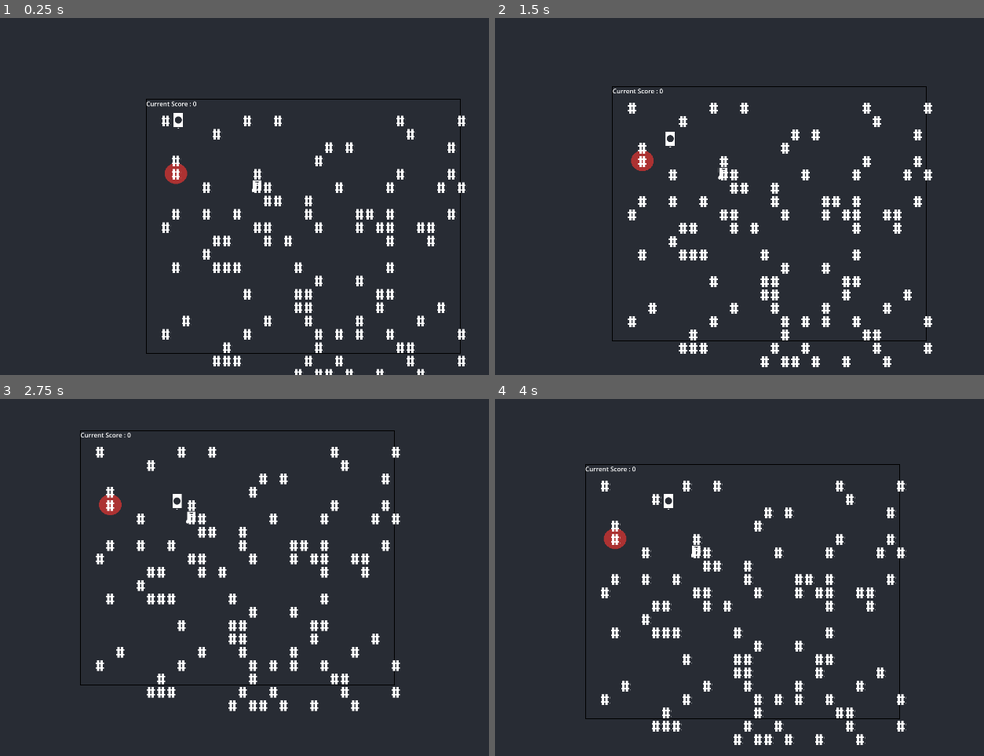
Above: before the commit, frames 1-4 (two rows, left to right).
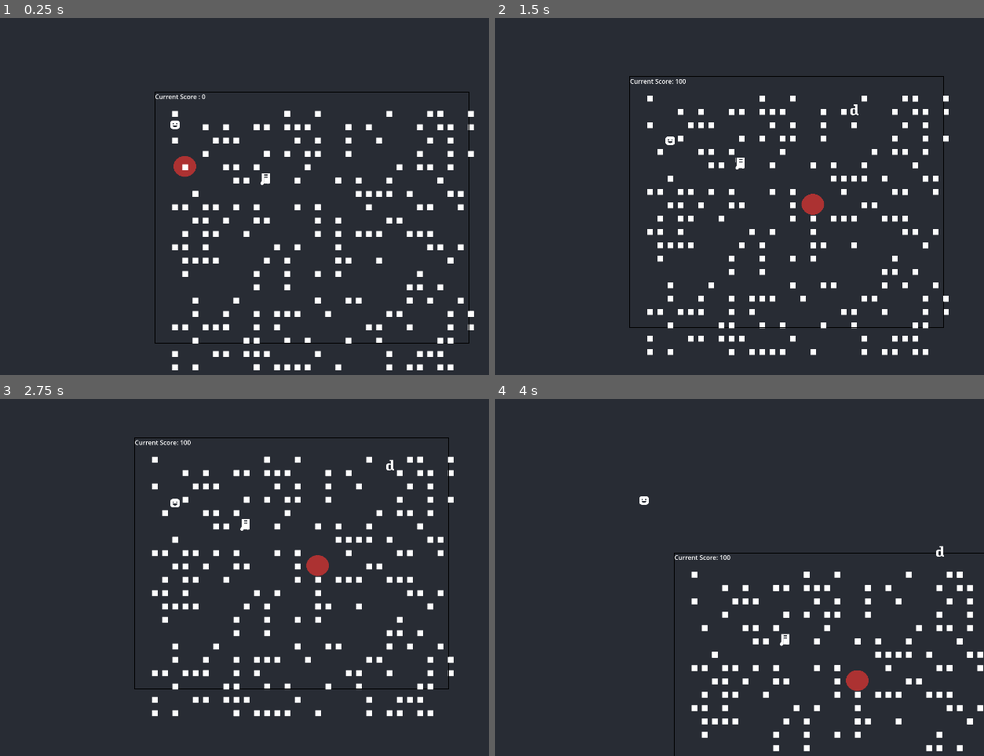
Above: after the commit, the same moments.

Repository: grantlouisherman/TransMigration
Game: Godot game, scene res://scene/main/main_scene.tscn
The game is run twice, just before and just after one commit, with the same random seed, the same clock (stepped at 60 frames per second) and the same inputs.
Inputs:
- Up to frame 1 (0.25 s): no input
- Up to frame 2 (1.5 s): tap Enter at 0.5 s; hold D (move_right) 0.53-1.28 s; hold S (move_down) from 1.28 s (still down)
- Up to frame 3 (2.75 s): release S (move_down) at 2.03 s; hold D (move_right) from 2.03 s (still down)
- Up to frame 4 (4 s): release D (move_right) at 2.78 s; hold W (move_up) 2.78-3.53 s; hold A (move_left) from 3.53 s (still down)

The runs differ from the first frame. In frame 1, 9.0% of the frame differs, in the area x 29-97%, y 20-100%; in frame 2, 8.6%; in frame 3, 9.8%, in the area x 16-93%, y 8-90%; in frame 4, 7.8%.

Commit message:
got dungeonobject created but cant create two of them

Diff:
--- /dev/null
+++ b/scene/main/dungeon_square_object.gd
@@ -0,0 +1,36 @@
+extends Node2D
+var rng = RandomNumberGenerator.new()
+var SpriteUtils = preload("res://library/SpriteUtils.gd").new()
+var DungeonSize = preload("res://library/DungeonSize.gd").new()
+var GroupName = preload("res://library/GroupName.gd").new()
+var Wall = preload("res://sprites/wall.tscn")
+var start_pos_x:float
+var start_pos_y:float
+
+func _draw():
+	var rect =  get_viewport_rect()
+	#800,640
+	var r = Rect2(Vector2(start_pos_x, start_pos_y),Vector2(800.0, 640.0))
+	draw_rect(r, Color.BLACK, false, 2.0)
+
+
+func create_dungeon_square(start_pos_x: int, start_pos_y: int):
+		print(start_pos_x, start_pos_y)
+		start_pos_x=start_pos_x
+		start_pos_y=start_pos_y
+		_create_dungeon(DungeonSize.WIDTH, DungeonSize.HEIGHT, Wall, GroupName.DUNGEON, true)
+
+func _create_dungeon(width:int, height:int, prefab: PackedScene, group: String, doRandom: bool):
+	var xPos = start_pos_x
+	var yPos = start_pos_y
+	while yPos < height:
+		var rand_number = rng.randi_range(0,5)
+		if doRandom:
+			if rand_number == 1:
+				add_child(SpriteUtils._create_sprite(prefab, group, xPos, yPos, 1, 1))
+		else:
+			add_child(SpriteUtils._create_sprite(prefab, group, xPos, yPos, 1, 1))
+		xPos+=1
+		if xPos >= width:
+			xPos = 0
+			yPos+=1
--- /dev/null
+++ b/scene/main/dungeon_square_object.tscn
@@ -0,0 +1,6 @@
+[gd_scene load_steps=2 format=3 uid="uid://ceqpbuah0m4xw"]
+
+[ext_resource type="Script" path="res://scene/main/dungeon_square_object.gd" id="1_ko42t"]
+
+[node name="DugeonSquareObject" type="Node2D"]
+script = ExtResource("1_ko42t")
--- a/scene/main/player/player.gd
+++ b/scene/main/player/player.gd
@@ -69,12 +69,11 @@
 
 func _handle_goal_touch(collision_string:String):
 	if collision_string.find("Red") != -1:
-			is_touched_red = true
 			red_touched.emit()
 
 func _handle_item_pickup(collision_string: String):
 	if collision_string.find("Weapon01Body") != -1:
-		print("WEAPON PICKUP")
+		pass
 
 
 func _physics_process(delta):
@@ -87,12 +86,9 @@
 		_handle_goal_touch(collision_object)
 		_handle_item_pickup(collision_object)
 
-	if is_touched_red:
-		win_cond.emit()
-	global_position.x = clamp(global_position.x, bounds.position.x, bounds.position.x + bounds.size.x)
-	global_position.y = clamp(global_position.y, bounds.position.y, bounds.position.y + bounds.size.y)
+	#global_position.x = clamp(global_position.x, bounds.position.x, bounds.position.x + bounds.size.x)
+	#global_position.y = clamp(global_position.y, bounds.position.y, bounds.position.y + bounds.size.y)
 	is_player_attacking = false
-	is_touched_red = false
 
 
 func _process(delta):
--- a/scene/main/scripts/InitWorld.gd
+++ b/scene/main/scripts/InitWorld.gd
@@ -14,7 +14,7 @@
 var Floor = preload("res://sprites/floor.tscn")
 var Boundary = preload("res://scene/main/boundaries/Boundary.tscn")
 var VerticalBoundary = preload("res://scene/main/boundaries/Boundary_vertical.tscn")
-
+var DungeonSquareObject = preload("res://scene/main/dungeon_square_object.tscn")
 # Play Objects
 var Player = preload("res://sprites/player.tscn")
 var PointA = preload("res://scene/points/point_a.tscn")
@@ -29,9 +29,7 @@
 var tile_size = 32
 
 
-func _draw():
-	var rect =  get_viewport_rect()
-	draw_rect(rect, Color.BLACK, false, 2.0)
+
 
 func _ready() -> void:
 	var view_size = get_viewport_rect()
@@ -44,7 +42,7 @@
 	var grid_width = DungeonSize.WIDTH
 	var grid_height = DungeonSize.HEIGHT
 
-	print("WIDTH: ", viewport_width,"  Height: ",  viewport_height)
+
 	var view = get_viewport_rect()
 	var bounds = Rect2(Vector2.ZERO, view.size)
 	var bound_x = bounds.size.x
@@ -62,9 +60,12 @@
 	var weapon01 = SpriteUtils._create_spawn_point(DungeonSize.CENTER_X, DungeonSize.CENTER_Y, Weapon01)
 	add_child(weapon01)
 
-	# Create Dungeon Floor && Walls
-	#_create_dungeon(DungeonSize.MAX_X*2, DungeonSize.MAX_Y*2, Floor, GroupName.DUNGEON, false)
-	_create_dungeon(grid_width, grid_height, Wall, GroupName.DUNGEON, true)
+	var dq = DungeonSquareObject.instantiate()
+	var dq2 = DungeonSquareObject.instantiate()
+	dq.create_dungeon_square(0,0)
+	add_child(dq)
+	dq2.create_dungeon_square(0,641)
+	add_child(dq2)
 
 
 #func _process(delta: float) -> void:
@@ -76,22 +77,6 @@
 
 func _create_boundary(x:int, y:int, prefab: PackedScene):
 	add_child(SpriteUtils._create_sprite(prefab, "Boundaries", x, y, 100, 100))
-
-
-func _create_dungeon(width:int, height:int, prefab: PackedScene, group: String, doRandom: bool):
-	var xPos = 0
-	var yPos = 0
-	while yPos < height:
-		var rand_number = rng.randi_range(0,5)
-		if doRandom:
-			if rand_number == 1:
-				add_child(SpriteUtils._create_sprite(prefab, group, xPos, yPos, 1, 1))
-		else:
-			add_child(SpriteUtils._create_sprite(prefab, group, xPos, yPos, 1, 1))
-		xPos+=1
-		if xPos >= width:
-			xPos = 0
-			yPos+=1
 
 
 func _create_dungeon_walls():
--- a/scene/main/scripts/main_scene.gd
+++ b/scene/main/scripts/main_scene.gd
@@ -56,7 +56,9 @@
 	var enemies = get_tree().get_nodes_in_group("Enemies")
 	for enemy in enemies:
 		if enemy.get_instance_id() == collision_id:
-			enemy.queue_free()
+			var health_bar = enemy._handle_taken_damage()
+			if health_bar == 0:
+				enemy.queue_free()
 
 func _handle_item_pickup(item: String) -> void:
 	# TODO classify item
--- a/scene/points/point_b.tscn
+++ /dev/null
@@ -1,20 +0,0 @@
-[gd_scene load_steps=3 format=3 uid="uid://dhe83qkhwxhmv"]
-
-[ext_resource type="Texture2D" uid="uid://c7bxdamu3bnr4" path="res://resource/End_Circle.png" id="1_o5b0n"]
-
-[sub_resource type="CircleShape2D" id="CircleShape2D_0efx8"]
-radius = 25.6125
-
-[node name="Node2D" type="Node2D"]
-position = Vector2(15, -106)
-
-[node name="Blue" type="StaticBody2D" parent="."]
-
-[node name="Sprite2D" type="Sprite2D" parent="Blue"]
-position = Vector2(576, 322)
-scale = Vector2(1.105, 1)
-texture = ExtResource("1_o5b0n")
-
-[node name="CollisionShape2D" type="CollisionShape2D" parent="Blue"]
-position = Vector2(574, 328)
-shape = SubResource("CircleShape2D_0efx8")
--- a/sprites/dwarf.gd
+++ b/sprites/dwarf.gd
@@ -7,6 +7,9 @@
 var _direction: Vector2 = Vector2.ZERO
 var _time_until_change := 0.0
 var bounds
+@export var health = 100
+
+
 func _ready() -> void:
 	var view = get_viewport_rect()
 	bounds = Rect2(Vector2.ZERO, view.size)
@@ -30,3 +33,7 @@
 			player_collision.emit()
 	global_position.x = clamp(global_position.x, bounds.position.x, bounds.position.x + bounds.size.x)
 	global_position.y = clamp(global_position.y, bounds.position.y, bounds.position.y + bounds.size.y)
+
+func _handle_taken_damage() -> int:
+	health-=10
+	return health
--- a/sprites/player.tscn
+++ b/sprites/player.tscn
@@ -7,10 +7,10 @@
 
 [sub_resource type="AtlasTexture" id="AtlasTexture_0h0rb"]
 atlas = ExtResource("2_w503y")
-region = Rect2(192, 0, 24, 40)
+region = Rect2(48, 0, 24, 32)
 
 [sub_resource type="RectangleShape2D" id="RectangleShape2D_ifg1p"]
-size = Vector2(42, 53)
+size = Vector2(31, 33)
 
 [node name="Player" type="CharacterBody2D"]
 position = Vector2(18, 23)
@@ -21,11 +21,13 @@
 script = ExtResource("1_phn8e")
 
 [node name="Sprite2D" type="Sprite2D" parent="."]
+position = Vector2(0, 3)
+scale = Vector2(1, 0.8125)
 texture = SubResource("AtlasTexture_0h0rb")
 script = ExtResource("3_f3hh4")
 
 [node name="CollisionShape2D" type="CollisionShape2D" parent="."]
-position = Vector2(0, 1.5)
+position = Vector2(0.5, 3.5)
 shape = SubResource("RectangleShape2D_ifg1p")
 script = ExtResource("4_h8g4v")
 
--- a/sprites/wall.tscn
+++ b/sprites/wall.tscn
@@ -5,13 +5,14 @@
 
 [sub_resource type="AtlasTexture" id="AtlasTexture_xwkj2"]
 atlas = ExtResource("1_g17ia")
-region = Rect2(72, 72, 24, 32)
+region = Rect2(216, 544, 24, 24)
 
 [sub_resource type="RectangleShape2D" id="RectangleShape2D_qi13q"]
-size = Vector2(23, 30)
+size = Vector2(17.3793, 12)
 
 [node name="Wall" type="Sprite2D"]
-position = Vector2(208, 128)
+position = Vector2(205.5, 120)
+scale = Vector2(1.20833, 1.66667)
 texture = SubResource("AtlasTexture_xwkj2")
 script = ExtResource("2_rijtq")
 
@@ -19,5 +20,5 @@
 collision_mask = 3
 
 [node name="CollisionShape2D" type="CollisionShape2D" parent="Area2D"]
-position = Vector2(-1.5, 0)
+position = Vector2(0, 1.20002)
 shape = SubResource("RectangleShape2D_qi13q")
